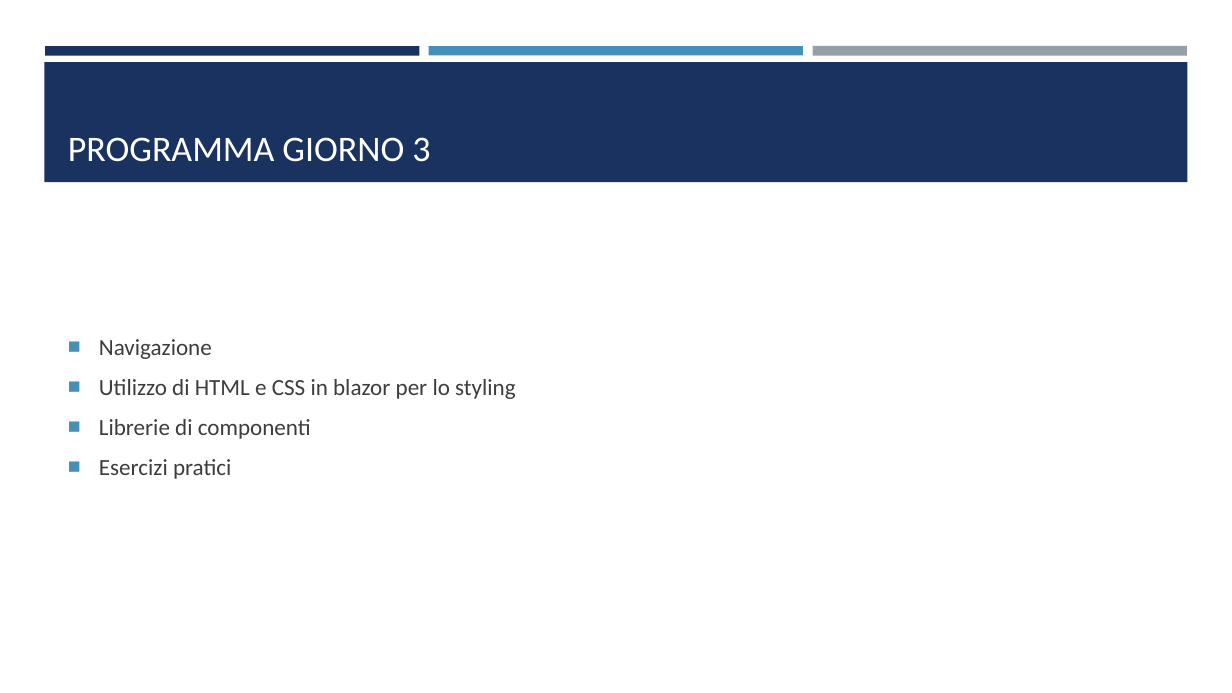
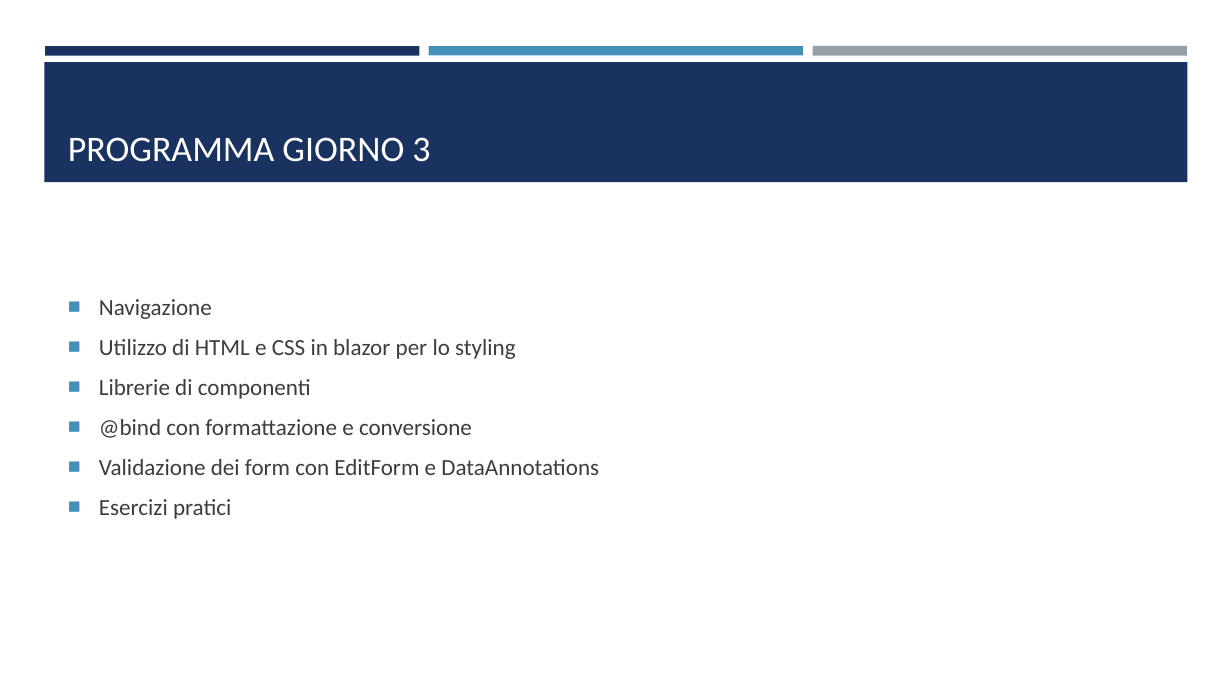
Before and after one commit to a-iafrate/forel_corso_blazor, a slide deck: slide 4 of slides/blazor_giorno_3.pptx. Drawn at 1232x693 pixels with LibreOffice and Linux fonts; fonts in the diff are those of the drawing. Boxes give left, top, right and bottom in pixels: in the first picture for what was removed or moved away, otherwise in the second. Text is boxed around its words. In the diff, an @@ line names an element or a change of style, - is before the commit and + after.

Commit message:
Add @@bind Demo with new Blazor component and styles
- Added a new navigation link in NavMenu.razor for the "@@bind Demo" page.
- Made a minor formatting fix in HtmlCssDemo.razor.
- Introduced BIND_FORMATTING_DEMO_README.md with detailed instructions and explanations for the new demo, written in Italian.
- Created BindFormattingDemo.razor to demonstrate `@bind` with formatting and conversion, including various binding techniques and controls.
- Added bind-formatting-demo.css to style the demo page, enhancing its visual presentation and user experience.

```diff
--- a/slides/blazor_giorno_3.pptx
+++ b/slides/blazor_giorno_3.pptx
@@ text at bbox=[99, 419, 599, 475]: paragraphs added @@
+■ @bind con formattazione e conversione
+■ Validazione dei form con EditForm e DataAnnotations
```
Also in this commit, not shown: 1 other slide changed, 5 other files.
